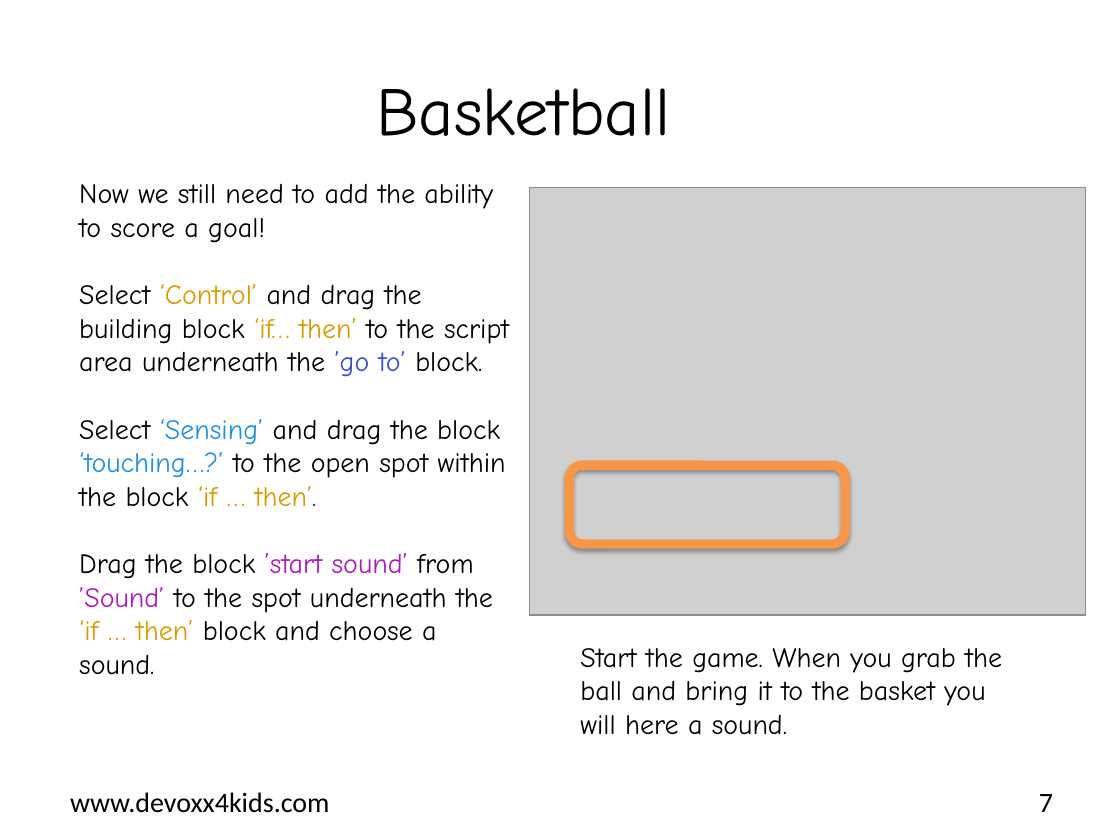
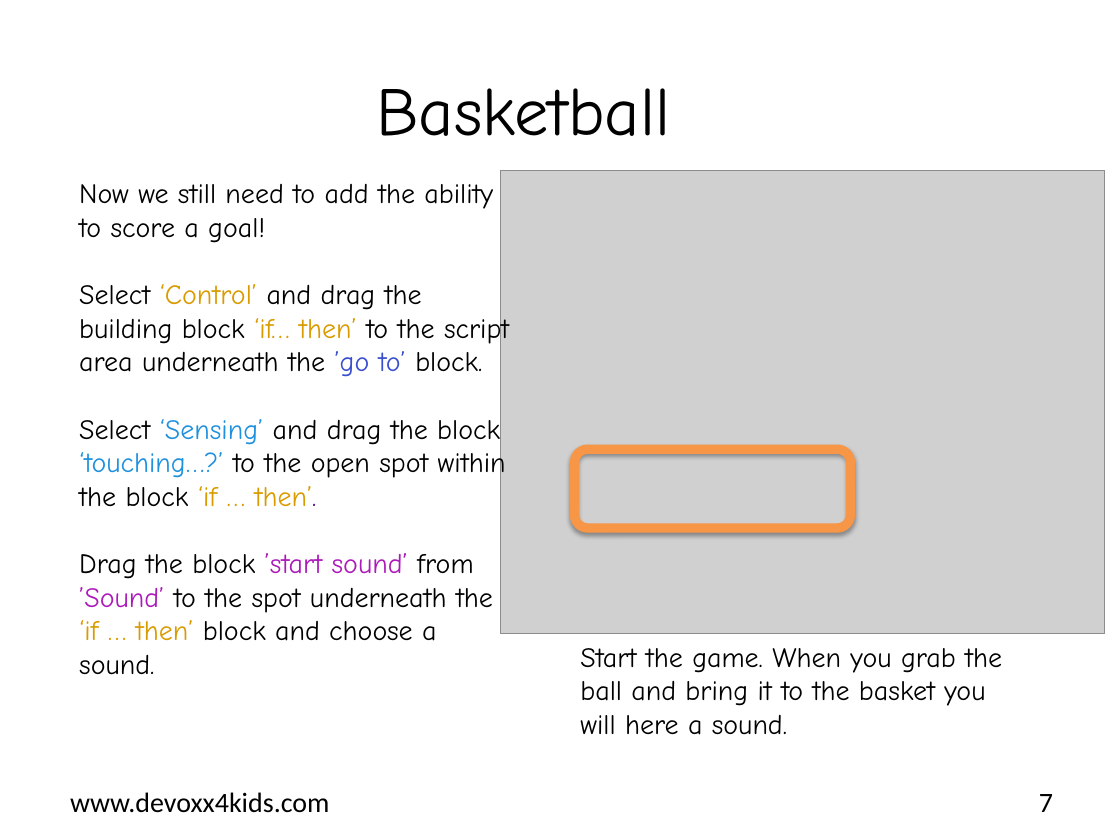
Before and after one commit to bertjan/jpoint-devoxx4kids, a slide deck: slide 7 of scratch-leapmotion/instructions/en/Scratch - Basketball.pptx. Drawn at 1120x840 pixels with LibreOffice and Linux fonts; fonts in the diff are those of the drawing; grey boxes stand for pictures; background and template pictures are left out. Boxes give left, top, right and bottom in pixels: in the first picture for what was removed or moved away, otherwise in the second. Text is boxed around its words. In the diff, an @@ line names an element or a change of style, - is before the commit and + after.

Commit message:
fixed screenshot basketball

```diff
--- a/scratch-leapmotion/instructions/en/Scratch - Basketball.pptx
+++ b/scratch-leapmotion/instructions/en/Scratch - Basketball.pptx
@@ picture: place and size @@
-picture at bbox=[530, 188, 1086, 615]
+picture at bbox=[501, 170, 1105, 634]
@@ rounded rectangle: place and size @@
-rounded rectangle at bbox=[569, 465, 844, 543]
+rounded rectangle at bbox=[575, 449, 850, 528]
```
